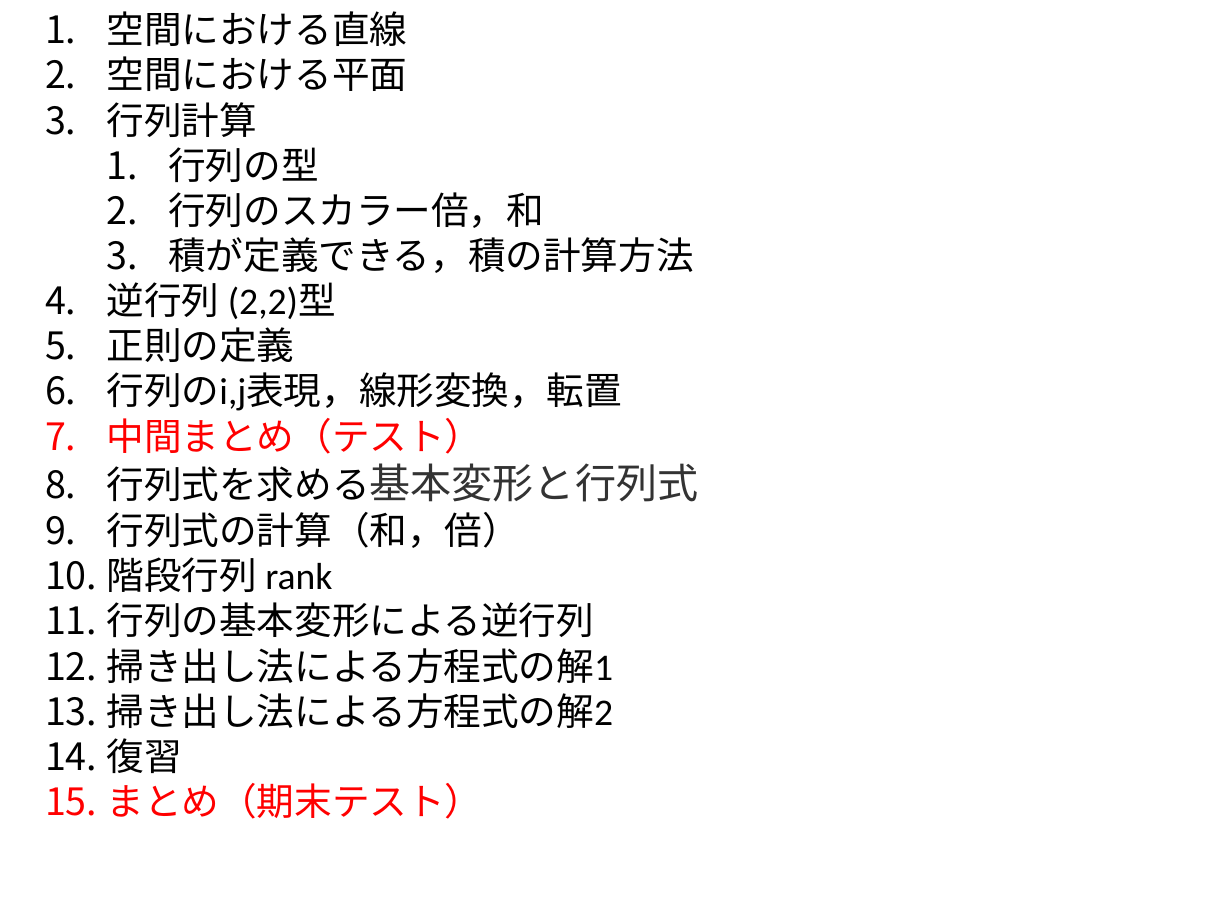
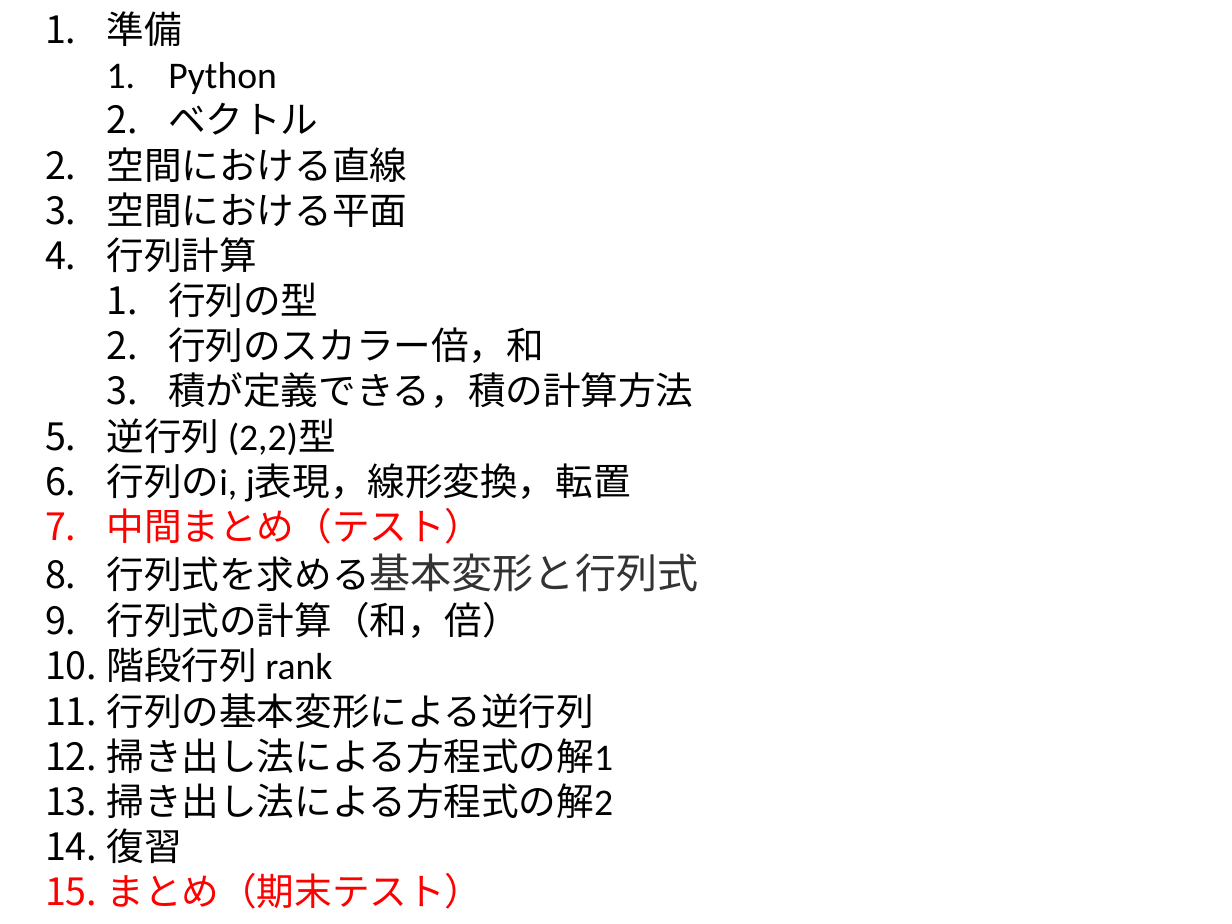
Before and after one commit to jkushida/math, a slide deck: slide 4 of 情報数学I.pptx. Drawn at 1232x924 pixels with LibreOffice and Linux fonts; fonts in the diff are those of the drawing. Boxes give left, top, right and bottom in pixels: in the first picture for what was removed or moved away, otherwise in the second. Text is boxed around its words. In the diff, an @@ line names an element or a change of style, - is before the commit and + after.

```diff
--- a/情報数学I.pptx
+++ b/情報数学I.pptx
@@ text at [107,11,318,135]: paragraphs added @@
+1. 準備
+  1. Python
+  2. ベクトル
@@ text at [107,463,631,502]: text changed @@
-5. 正則の定義
-6. 行列のi,j表現，線形変換，転置
+6. 行列のi, j表現，線形変換，転置
```
Also in this commit, not shown: 1 other slide changed, 2 slides removed, 2 other files.
